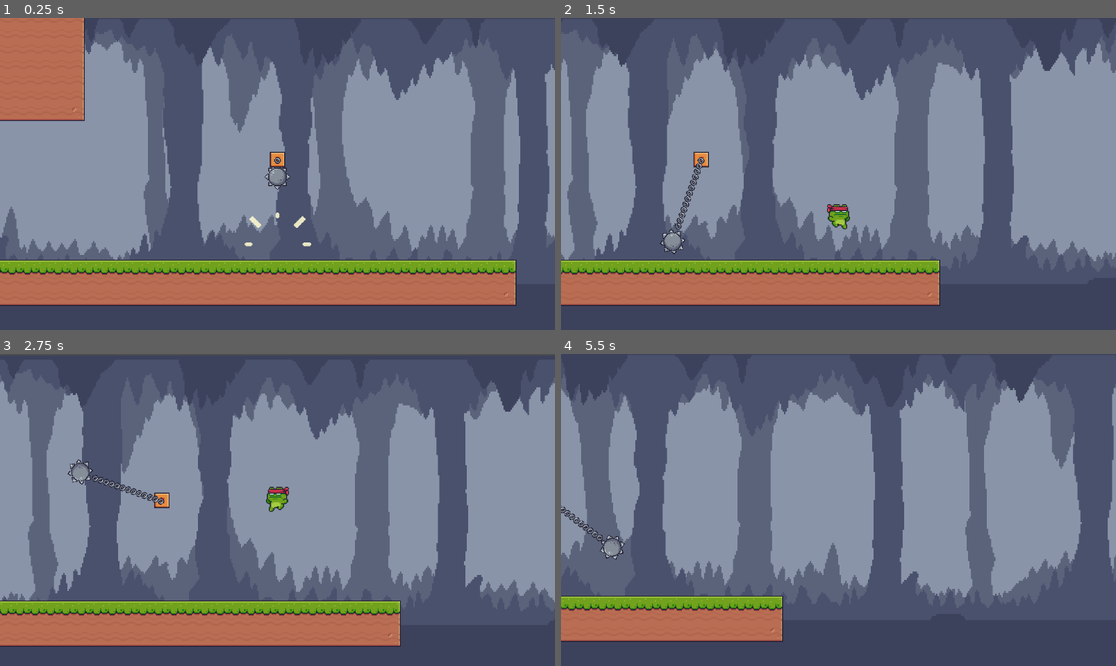
Above: before the commit, frames 1-4 (two rows, left to right).
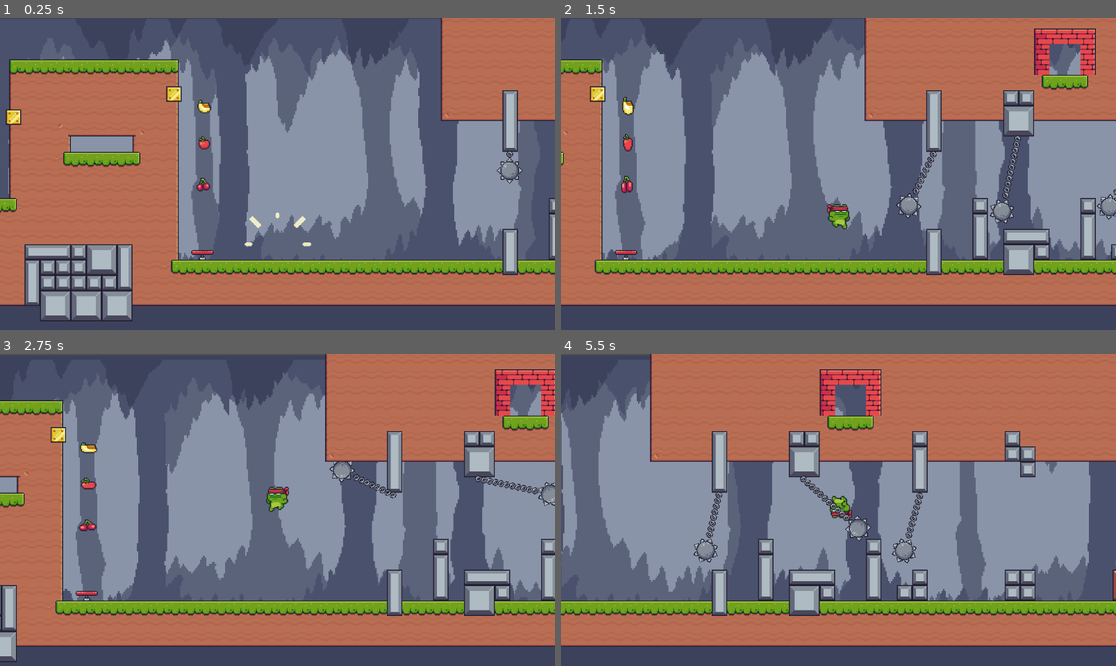
Above: after the commit, the same moments.

Repository: Jhon-mantila/ninja-frog
Game: Godot game, scene res://Scenes/Screens/screen_1.tscn
Two runs of this game, one before a commit and one after it. Both use one fixed random seed, a clock stepped at 60 frames per second and the inputs below.
Inputs:
- Up to frame 1 (0.25 s): no input
- Up to frame 2 (1.5 s): tap Enter (ui_accept) at 0.5, 0.6, 0.77, 1.07, 1.35 s; hold Right (ui_right) from 0.53 s (still down)
- Up to frame 3 (2.75 s): tap Enter (ui_accept) at 1.52, 1.82, 2.1 s; release Right (ui_right) at 2.03 s; hold Left (ui_left) from 2.03 s (still down)
- Up to frame 4 (5.5 s): release Left (ui_left) at 2.78 s; hold Right (ui_right) 2.78-4.28 s; tap Enter (ui_accept) at 2.85, 3.02, 3.32, 3.6, 3.77, 4.07, 4.35, 4.52, 4.82, 5.1 s; hold Left (ui_left) 4.28-5.03 s; hold Right (ui_right) from 5.03 s (still down)

The runs differ from the first frame. In frame 1, 54% of the frame differs, in the area x 0-100%, y 0-98%; in frame 2, 49%; in frame 3, 51%; in frame 4, 56%, in the area x 0-100%, y 0-94%.

Commit message:
Recolección de frutas

Diff:
--- a/Scenes/Characters/frog.gd
+++ b/Scenes/Characters/frog.gd
@@ -16,6 +16,7 @@
 var direction
 var stuck_on_wall: bool = false
 var healt: int = 100
+var fruitCount: int = 0
 
 func _ready():
 	$animacionesFrog.play("appear")
@@ -42,7 +43,7 @@
 			double_jump = true
 		count_jump += 1
 
-		print(count_jump)
+		#print(count_jump)
 		velocity.y = JUMP_VELOCITY
 
 	# Get the input direction and handle the movement/deceleration.
@@ -115,6 +116,14 @@
 			#Salto
 			$animacionesFrog.play("jump_up")
 
+
+func collectFruit(fruitType: String):
+	var auxString = fruitType + "Points"
+	print("Recolete: ", fruitType, " variable: auxString: ", auxString, " Valor: ", GeneralRules[auxString])
+	var gainedPoint = GeneralRules[auxString]
+	fruitCount += gainedPoint
+	print("Puntos recolectados: ",fruitCount)
+
 func right_to_jump():
 	if had_jump:
 		if count_jump < max_jump: return true
@@ -129,16 +138,17 @@
 # Señales
 ################
 func _on_animaciones_frog_animation_finished():
-	print($animacionesFrog.animation)
+	#print($animacionesFrog.animation)
 	if $animacionesFrog.animation == "appear" || $animacionesFrog.animation == "double_jump":
 		allow_animation = true # Replace with function body.
 
 func _on_coyote_timer_timeout():
-	print("Inicio contador boom!")
-	print($coyote_timer.wait_time)
+	#print("Inicio contador boom!")
+	#print($coyote_timer.wait_time)
+	pass
 
 func _on_damage_detection_area_shape_entered(area_rid, area, area_shape_index, local_shape_index):
 	#print(area_rid)
 	print(area.name) # muestra el nombre del area que collisiono
 	healt -= 10
-	print("Daño detectado: ", healt)
+	#print("Daño detectado: ", healt)
--- a/Scenes/Characters/frog.tscn
+++ b/Scenes/Characters/frog.tscn
@@ -481,7 +481,6 @@
 animation = &"Idle"
 
 [node name="CollisionShape2D" type="CollisionShape2D" parent="."]
-visible = false
 position = Vector2(0, 1)
 shape = SubResource("CapsuleShape2D_vkhmm")
 
@@ -499,6 +498,7 @@
 target_position = Vector2(11.5, 0)
 
 [node name="damage_detection" type="Area2D" parent="."]
+visible = false
 collision_layer = 16
 collision_mask = 2
 
@@ -506,6 +506,15 @@
 position = Vector2(0.5, 4)
 shape = SubResource("CapsuleShape2D_bd7qx")
 
+[node name="damage_detection_fruit" type="Area2D" parent="."]
+collision_layer = 16
+collision_mask = 4
+
+[node name="CollisionShape2D" type="CollisionShape2D" parent="damage_detection_fruit"]
+position = Vector2(0.5, 4)
+shape = SubResource("CapsuleShape2D_bd7qx")
+
 [connection signal="animation_finished" from="animacionesFrog" to="." method="_on_animaciones_frog_animation_finished"]
 [connection signal="timeout" from="coyote_timer" to="." method="_on_coyote_timer_timeout"]
 [connection signal="area_shape_entered" from="damage_detection" to="." method="_on_damage_detection_area_shape_entered"]
+[connection signal="area_shape_entered" from="damage_detection_fruit" to="." method="_on_damage_detection_area_shape_entered"]
--- a/Scenes/Enemys/spike_ball.gd
+++ b/Scenes/Enemys/spike_ball.gd
@@ -16,13 +16,13 @@
 			floor_detected = true
 			$ray_cast_floor_detection.target_position.y -= 6
 			init_spikeball()
-			print("Ha tocado el suelo:" , $ray_cast_floor_detection.target_position.y)
+			#print("Ha tocado el suelo:" , $ray_cast_floor_detection.target_position.y)
 	$SpikedBall.rotation = self.rotation
 
 func init_spikeball():
-	print("Objetivo inicial: ",$ray_cast_floor_detection.target_position.y)
+	#print("Objetivo inicial: ",$ray_cast_floor_detection.target_position.y)
 	var number_of_chain =($ray_cast_floor_detection.target_position.y - ray_cast_init_value) / 6
-	print("División : ", number_of_chain)
+	#print("División : ", number_of_chain)
 	$SpikedBall.position.y += (number_of_chain * 6)
 
 	for i in range(number_of_chain):
--- a/Scenes/Enemys/spike_ball.tscn
+++ b/Scenes/Enemys/spike_ball.tscn
@@ -7,6 +7,21 @@
 [sub_resource type="CircleShape2D" id="CircleShape2D_rtven"]
 
 [sub_resource type="CircleShape2D" id="CircleShape2D_cgnst"]
+
+[sub_resource type="Animation" id="Animation_ox5fx"]
+length = 0.001
+tracks/0/type = "value"
+tracks/0/imported = false
+tracks/0/enabled = true
+tracks/0/path = NodePath(".:rotation")
+tracks/0/interp = 1
+tracks/0/loop_wrap = true
+tracks/0/keys = {
+"times": PackedFloat32Array(0),
+"transitions": PackedFloat32Array(1),
+"update": 0,
+"values": [0.0]
+}
 
 [sub_resource type="Animation" id="Animation_jveoc"]
 resource_name = "regular_move"
@@ -23,21 +38,6 @@
 "transitions": PackedFloat32Array(1, 1),
 "update": 0,
 "values": [0.0, 6.28319]
-}
-
-[sub_resource type="Animation" id="Animation_ox5fx"]
-length = 0.001
-tracks/0/type = "value"
-tracks/0/imported = false
-tracks/0/enabled = true
-tracks/0/path = NodePath(".:rotation")
-tracks/0/interp = 1
-tracks/0/loop_wrap = true
-tracks/0/keys = {
-"times": PackedFloat32Array(0),
-"transitions": PackedFloat32Array(1),
-"update": 0,
-"values": [0.0]
 }
 
 [sub_resource type="AnimationLibrary" id="AnimationLibrary_tfou3"]
--- /dev/null
+++ b/Scenes/Enviroments/fruit.gd
@@ -0,0 +1,35 @@
+@tool
+extends Node2D
+
+#@export var variable: int = 5
+@export_enum("apple", "bananas", "cherries") var fruitType: String = "apple":
+	set(value):
+		fruitType = value
+		$animationFruit.animation = fruitType
+		print(value)
+# Called when the node enters the scene tree for the first time.
+func _ready():
+	if not Engine.is_editor_hint():
+		$animationFruit.play(fruitType)
+
+
+# Called every frame. 'delta' is the elapsed time since the previous frame.
+func _process(delta):
+	pass
+
+func _on_area_collect_fruit_body_entered(body):
+	print("Toco la fruta: ", body.name)
+	if  body.name == "ninja_frog":
+		#body.fruitCount += 1
+		#print(body.fruitCount)
+		if body.has_method("collectFruit"):
+			body.collectFruit(fruitType)
+
+	$animationFruit.play("collected")
+	pass # Replace with function body.
+
+
+func _on_animation_fruit_animation_finished():
+	#queue_free quita la escena
+	self.queue_free()
+	pass # Replace with function body.
--- /dev/null
+++ b/Scenes/Enviroments/fruit.tscn
@@ -0,0 +1,450 @@
+[gd_scene load_steps=65 format=3 uid="uid://utki8wt26clq"]
+
+[ext_resource type="Texture2D" uid="uid://drxhwdgvb30ar" path="res://Assets/Items/Fruits/Apple.png" id="1_s4vun"]
+[ext_resource type="Script" path="res://Scenes/Enviroments/fruit.gd" id="1_umt6y"]
+[ext_resource type="Texture2D" uid="uid://qb0gefbyovnd" path="res://Assets/Items/Fruits/Bananas.png" id="2_gx0er"]
+[ext_resource type="Texture2D" uid="uid://dfxb5ttohudo1" path="res://Assets/Items/Fruits/Cherries.png" id="3_eob5d"]
+[ext_resource type="Texture2D" uid="uid://dv0jdmcunmj7y" path="res://Assets/Items/Fruits/Collected.png" id="4_auyqq"]
+
+[sub_resource type="AtlasTexture" id="AtlasTexture_ylmk3"]
+atlas = ExtResource("1_s4vun")
+region = Rect2(0, 0, 32, 32)
+
+[sub_resource type="AtlasTexture" id="AtlasTexture_2tx2g"]
+atlas = ExtResource("1_s4vun")
+region = Rect2(32, 0, 32, 32)
+
+[sub_resource type="AtlasTexture" id="AtlasTexture_ej318"]
+atlas = ExtResource("1_s4vun")
+region = Rect2(64, 0, 32, 32)
+
+[sub_resource type="AtlasTexture" id="AtlasTexture_wjx0j"]
+atlas = ExtResource("1_s4vun")
+region = Rect2(96, 0, 32, 32)
+
+[sub_resource type="AtlasTexture" id="AtlasTexture_ikfxt"]
+atlas = ExtResource("1_s4vun")
+region = Rect2(128, 0, 32, 32)
+
+[sub_resource type="AtlasTexture" id="AtlasTexture_hmiun"]
+atlas = ExtResource("1_s4vun")
+region = Rect2(160, 0, 32, 32)
+
+[sub_resource type="AtlasTexture" id="AtlasTexture_t3bn2"]
+atlas = ExtResource("1_s4vun")
+region = Rect2(192, 0, 32, 32)
+
+[sub_resource type="AtlasTexture" id="AtlasTexture_wr37f"]
+atlas = ExtResource("1_s4vun")
+region = Rect2(224, 0, 32, 32)
+
+[sub_resource type="AtlasTexture" id="AtlasTexture_72bu0"]
+atlas = ExtResource("1_s4vun")
+region = Rect2(256, 0, 32, 32)
+
+[sub_resource type="AtlasTexture" id="AtlasTexture_0jplh"]
+atlas = ExtResource("1_s4vun")
+region = Rect2(288, 0, 32, 32)
+
+[sub_resource type="AtlasTexture" id="AtlasTexture_reijb"]
+atlas = ExtResource("1_s4vun")
+region = Rect2(320, 0, 32, 32)
+
+[sub_resource type="AtlasTexture" id="AtlasTexture_udk7d"]
+atlas = ExtResource("1_s4vun")
+region = Rect2(352, 0, 32, 32)
+
+[sub_resource type="AtlasTexture" id="AtlasTexture_2sfbo"]
+atlas = ExtResource("1_s4vun")
+region = Rect2(384, 0, 32, 32)
+
+[sub_resource type="AtlasTexture" id="AtlasTexture_4j4me"]
+atlas = ExtResource("1_s4vun")
+region = Rect2(416, 0, 32, 32)
+
+[sub_resource type="AtlasTexture" id="AtlasTexture_j6xrb"]
+atlas = ExtResource("1_s4vun")
+region = Rect2(448, 0, 32, 32)
+
+[sub_resource type="AtlasTexture" id="AtlasTexture_ijtqh"]
+atlas = ExtResource("1_s4vun")
+region = Rect2(480, 0, 32, 32)
+
+[sub_resource type="AtlasTexture" id="AtlasTexture_5m7yo"]
+atlas = ExtResource("1_s4vun")
+region = Rect2(512, 0, 32, 32)
+
+[sub_resource type="AtlasTexture" id="AtlasTexture_vr215"]
+atlas = ExtResource("2_gx0er")
+region = Rect2(0, 0, 32, 32)
+
+[sub_resource type="AtlasTexture" id="AtlasTexture_dwddk"]
+atlas = ExtResource("2_gx0er")
+region = Rect2(32, 0, 32, 32)
+
+[sub_resource type="AtlasTexture" id="AtlasTexture_33px2"]
+atlas = ExtResource("2_gx0er")
+region = Rect2(64, 0, 32, 32)
+
+[sub_resource type="AtlasTexture" id="AtlasTexture_2uba3"]
+atlas = ExtResource("2_gx0er")
+region = Rect2(96, 0, 32, 32)
+
+[sub_resource type="AtlasTexture" id="AtlasTexture_7c6po"]
+atlas = ExtResource("2_gx0er")
+region = Rect2(128, 0, 32, 32)
+
+[sub_resource type="AtlasTexture" id="AtlasTexture_3wgsd"]
+atlas = ExtResource("2_gx0er")
+region = Rect2(160, 0, 32, 32)
+
+[sub_resource type="AtlasTexture" id="AtlasTexture_v18s1"]
+atlas = ExtResource("2_gx0er")
+region = Rect2(192, 0, 32, 32)
+
+[sub_resource type="AtlasTexture" id="AtlasTexture_vgc81"]
+atlas = ExtResource("2_gx0er")
+region = Rect2(224, 0, 32, 32)
+
+[sub_resource type="AtlasTexture" id="AtlasTexture_ac77f"]
+atlas = ExtResource("2_gx0er")
+region = Rect2(256, 0, 32, 32)
+
+[sub_resource type="AtlasTexture" id="AtlasTexture_pw3ft"]
+atlas = ExtResource("2_gx0er")
+region = Rect2(288, 0, 32, 32)
+
+[sub_resource type="AtlasTexture" id="AtlasTexture_4h3r0"]
+atlas = ExtResource("2_gx0er")
+region = Rect2(320, 0, 32, 32)
+
+[sub_resource type="AtlasTexture" id="AtlasTexture_fc18p"]
+atlas = ExtResource("2_gx0er")
+region = Rect2(352, 0, 32, 32)
+
+[sub_resource type="AtlasTexture" id="AtlasTexture_6qxxp"]
+atlas = ExtResource("2_gx0er")
+region = Rect2(384, 0, 32, 32)
+
+[sub_resource type="AtlasTexture" id="AtlasTexture_317t8"]
+atlas = ExtResource("2_gx0er")
+region = Rect2(416, 0, 32, 32)
+
+[sub_resource type="AtlasTexture" id="AtlasTexture_jhtbg"]
+atlas = ExtResource("2_gx0er")
+region = Rect2(448, 0, 32, 32)
+
+[sub_resource type="AtlasTexture" id="AtlasTexture_l5hrq"]
+atlas = ExtResource("2_gx0er")
+region = Rect2(480, 0, 32, 32)
+
+[sub_resource type="AtlasTexture" id="AtlasTexture_hhd7i"]
+atlas = ExtResource("2_gx0er")
+region = Rect2(512, 0, 32, 32)
+
+[sub_resource type="AtlasTexture" id="AtlasTexture_8e7f4"]
+atlas = ExtResource("3_eob5d")
+region = Rect2(0, 0, 32, 32)
+
+[sub_resource type="AtlasTexture" id="AtlasTexture_7fb60"]
+atlas = ExtResource("3_eob5d")
+region = Rect2(32, 0, 32, 32)
+
+[sub_resource type="AtlasTexture" id="AtlasTexture_o17gn"]
+atlas = ExtResource("3_eob5d")
+region = Rect2(64, 0, 32, 32)
+
+[sub_resource type="AtlasTexture" id="AtlasTexture_m31gy"]
+atlas = ExtResource("3_eob5d")
+region = Rect2(96, 0, 32, 32)
+
+[sub_resource type="AtlasTexture" id="AtlasTexture_qg37m"]
+atlas = ExtResource("3_eob5d")
+region = Rect2(128, 0, 32, 32)
+
+[sub_resource type="AtlasTexture" id="AtlasTexture_qwjyc"]
+atlas = ExtResource("3_eob5d")
+region = Rect2(160, 0, 32, 32)
+
+[sub_resource type="AtlasTexture" id="AtlasTexture_xsa74"]
+atlas = ExtResource("3_eob5d")
+region = Rect2(192, 0, 32, 32)
+
+[sub_resource type="AtlasTexture" id="AtlasTexture_vmn8k"]
+atlas = ExtResource("3_eob5d")
+region = Rect2(224, 0, 32, 32)
+
+[sub_resource type="AtlasTexture" id="AtlasTexture_38mbh"]
+atlas = ExtResource("3_eob5d")
+region = Rect2(256, 0, 32, 32)
+
+[sub_resource type="AtlasTexture" id="AtlasTexture_gds15"]
+atlas = ExtResource("3_eob5d")
+region = Rect2(288, 0, 32, 32)
+
+[sub_resource type="AtlasTexture" id="AtlasTexture_3fk2m"]
+atlas = ExtResource("3_eob5d")
+region = Rect2(320, 0, 32, 32)
+
+[sub_resource type="AtlasTexture" id="AtlasTexture_50fk4"]
+atlas = ExtResource("3_eob5d")
+region = Rect2(352, 0, 32, 32)
+
+[sub_resource type="AtlasTexture" id="AtlasTexture_yecrv"]
+atlas = ExtResource("3_eob5d")
+region = Rect2(384, 0, 32, 32)
+
+[sub_resource type="AtlasTexture" id="AtlasTexture_lk2ud"]
+atlas = ExtResource("3_eob5d")
+region = Rect2(416, 0, 32, 32)
+
+[sub_resource type="AtlasTexture" id="AtlasTexture_cwc6v"]
+atlas = ExtResource("3_eob5d")
+region = Rect2(448, 0, 32, 32)
+
+[sub_resource type="AtlasTexture" id="AtlasTexture_cyvxf"]
+atlas = ExtResource("3_eob5d")
+region = Rect2(480, 0, 32, 32)
+
+[sub_resource type="AtlasTexture" id="AtlasTexture_xs41c"]
+atlas = ExtResource("3_eob5d")
+region = Rect2(512, 0, 32, 32)
+
+[sub_resource type="AtlasTexture" id="AtlasTexture_orh00"]
+atlas = ExtResource("4_auyqq")
+region = Rect2(0, 0, 32, 32)
+
+[sub_resource type="AtlasTexture" id="AtlasTexture_m0w3f"]
+atlas = ExtResource("4_auyqq")
+region = Rect2(32, 0, 32, 32)
+
+[sub_resource type="AtlasTexture" id="AtlasTexture_yxy4m"]
+atlas = ExtResource("4_auyqq")
+region = Rect2(64, 0, 32, 32)
+
+[sub_resource type="AtlasTexture" id="AtlasTexture_g72u2"]
+atlas = ExtResource("4_auyqq")
+region = Rect2(96, 0, 32, 32)
+
+[sub_resource type="AtlasTexture" id="AtlasTexture_rrrju"]
+atlas = ExtResource("4_auyqq")
+region = Rect2(128, 0, 32, 32)
+
+[sub_resource type="AtlasTexture" id="AtlasTexture_lrrvl"]
+atlas = ExtResource("4_auyqq")
+region = Rect2(160, 0, 32, 32)
+
+[sub_resource type="SpriteFrames" id="SpriteFrames_ymdou"]
+animations = [{
+"frames": [{
+"duration": 1.0,
+"texture": SubResource("AtlasTexture_ylmk3")
+}, {
+"duration": 1.0,
+"texture": SubResource("AtlasTexture_2tx2g")
+}, {
+"duration": 1.0,
+"texture": SubResource("AtlasTexture_ej318")
+}, {
+"duration": 1.0,
+"texture": SubResource("AtlasTexture_wjx0j")
+}, {
+"duration": 1.0,
+"texture": SubResource("AtlasTexture_ikfxt")
+}, {
+"duration": 1.0,
+"texture": SubResource("AtlasTexture_hmiun")
+}, {
+"duration": 1.0,
+"texture": SubResource("AtlasTexture_t3bn2")
+}, {
+"duration": 1.0,
+"texture": SubResource("AtlasTexture_wr37f")
+}, {
+"duration": 1.0,
+"texture": SubResource("AtlasTexture_72bu0")
+}, {
+"duration": 1.0,
+"texture": SubResource("AtlasTexture_0jplh")
+}, {
+"duration": 1.0,
+"texture": SubResource("AtlasTexture_reijb")
+}, {
+"duration": 1.0,
+"texture": SubResource("AtlasTexture_udk7d")
+}, {
+"duration": 1.0,
+"texture": SubResource("AtlasTexture_2sfbo")
+}, {
+"duration": 1.0,
+"texture": SubResource("AtlasTexture_4j4me")
+}, {
+"duration": 1.0,
+"texture": SubResource("AtlasTexture_j6xrb")
+}, {
+"duration": 1.0,
+"texture": SubResource("AtlasTexture_ijtqh")
+}, {
+"duration": 1.0,
+"texture": SubResource("AtlasTexture_5m7yo")
+}],
+"loop": true,
+"name": &"apple",
+"speed": 17.0
+}, {
+"frames": [{
+"duration": 1.0,
+"texture": SubResource("AtlasTexture_vr215")
+}, {
+"duration": 1.0,
+"texture": SubResource("AtlasTexture_dwddk")
+}, {
+"duration": 1.0,
+"texture": SubResource("AtlasTexture_33px2")
+}, {
+"duration": 1.0,
+"texture": SubResource("AtlasTexture_2uba3")
+}, {
+"duration": 1.0,
+"texture": SubResource("AtlasTexture_7c6po")
+}, {
+"duration": 1.0,
+"texture": SubResource("AtlasTexture_3wgsd")
+}, {
+"duration": 1.0,
+"texture": SubResource("AtlasTexture_v18s1")
+}, {
+"duration": 1.0,
+"texture": SubResource("AtlasTexture_vgc81")
+}, {
+"duration": 1.0,
+"texture": SubResource("AtlasTexture_ac77f")
+}, {
+"duration": 1.0,
+"texture": SubResource("AtlasTexture_pw3ft")
+}, {
+"duration": 1.0,
+"texture": SubResource("AtlasTexture_4h3r0")
+}, {
+"duration": 1.0,
+"texture": SubResource("AtlasTexture_fc18p")
+}, {
+"duration": 1.0,
+"texture": SubResource("AtlasTexture_6qxxp")
+}, {
+"duration": 1.0,
+"texture": SubResource("AtlasTexture_317t8")
+}, {
+"duration": 1.0,
+"texture": SubResource("AtlasTexture_jhtbg")
+}, {
+"duration": 1.0,
+"texture": SubResource("AtlasTexture_l5hrq")
+}, {
+"duration": 1.0,
+"texture": SubResource("AtlasTexture_hhd7i")
+}],
+"loop": true,
+"name": &"bananas",
+"speed": 17.0
+}, {
+"frames": [{
+"duration": 1.0,
+"texture": SubResource("AtlasTexture_8e7f4")
+}, {
+"duration": 1.0,
+"texture": SubResource("AtlasTexture_7fb60")
+}, {
+"duration": 1.0,
+"texture": SubResource("AtlasTexture_o17gn")
+}, {
+"duration": 1.0,
+"texture": SubResource("AtlasTexture_m31gy")
+}, {
+"duration": 1.0,
+"texture": SubResource("AtlasTexture_qg37m")
+}, {
+"duration": 1.0,
+"texture": SubResource("AtlasTexture_qwjyc")
+}, {
+"duration": 1.0,
+"texture": SubResource("AtlasTexture_xsa74")
+}, {
+"duration": 1.0,
+"texture": SubResource("AtlasTexture_vmn8k")
+}, {
+"duration": 1.0,
+"texture": SubResource("AtlasTexture_38mbh")
+}, {
+"duration": 1.0,
+"texture": SubResource("AtlasTexture_gds15")
+}, {
+"duration": 1.0,
+"texture": SubResource("AtlasTexture_3fk2m")
+}, {
+"duration": 1.0,
+"texture": SubResource("AtlasTexture_50fk4")
+}, {
+"duration": 1.0,
+"texture": SubResource("AtlasTexture_yecrv")
+}, {
+"duration": 1.0,
+"texture": SubResource("AtlasTexture_lk2ud")
+}, {
+"duration": 1.0,
+"texture": SubResource("AtlasTexture_cwc6v")
+}, {
+"duration": 1.0,
+"texture": SubResource("AtlasTexture_cyvxf")
+}, {
+"duration": 1.0,
+"texture": SubResource("AtlasTexture_xs41c")
+}],
+"loop": true,
+"name": &"cherries",
+"speed": 17.0
+}, {
+"frames": [{
+"duration": 1.0,
+"texture": SubResource("AtlasTexture_orh00")
+}, {
+"duration": 1.0,
+"texture": SubResource("AtlasTexture_m0w3f")
+}, {
+"duration": 1.0,
+"texture": SubResource("AtlasTexture_yxy4m")
+}, {
+"duration": 1.0,
+"texture": SubResource("AtlasTexture_g72u2")
+}, {
+"duration": 1.0,
+"texture": SubResource("AtlasTexture_rrrju")
+}, {
+"duration": 1.0,
+"texture": SubResource("AtlasTexture_lrrvl")
+}],
+"loop": false,
+"name": &"collected",
+"speed": 14.0
+}]
+
+[sub_resource type="CircleShape2D" id="CircleShape2D_x6sl1"]
+radius = 6.57647
+
+[node name="fruit" type="Node2D"]
+scale = Vector2(2, 2)
+script = ExtResource("1_umt6y")
+
+[node name="animationFruit" type="AnimatedSprite2D" parent="."]
+sprite_frames = SubResource("SpriteFrames_ymdou")
+animation = &"collected"
+
+[node name="area_collect_fruit" type="Area2D" parent="."]
+collision_layer = 4
+collision_mask = 16
+
+[node name="CollisionShape2D" type="CollisionShape2D" parent="area_collect_fruit"]
+shape = SubResource("CircleShape2D_x6sl1")
+
+[connection signal="animation_finished" from="animationFruit" to="." method="_on_animation_fruit_animation_finished"]
+[connection signal="body_entered" from="area_collect_fruit" to="." method="_on_area_collect_fruit_body_entered"]
--- a/Scenes/Screens/screen_1.tscn
+++ b/Scenes/Screens/screen_1.tscn
@@ -7,12 +7,28 @@
 [ext_resource type="PackedScene" uid="uid://dv0mcmp1esvhn" path="res://Scenes/Enemys/saw.tscn" id="5_56epw"]
 [ext_resource type="PackedScene" uid="uid://bihx28710s84e" path="res://Scenes/Enviroments/trampoline.tscn" id="6_0j6q6"]
 [ext_resource type="PackedScene" uid="uid://rl0l40o1rd2v" path="res://Scenes/Enemys/spike_ball.tscn" id="7_nr7c3"]
+[ext_resource type="PackedScene" uid="uid://utki8wt26clq" path="res://Scenes/Enviroments/fruit.tscn" id="8_rrxuy"]
 
 [sub_resource type="Curve2D" id="Curve2D_3vje4"]
 _data = {
 "points": PackedVector2Array(0, 0, 0, 0, 1522, 164, 0, 0, 0, 0, 1866.8, 164, 0, 0, 0, 0, 1866.8, 284, 156.582, -69.9187, -156.582, 69.9187, 1522, 284)
 }
 point_count = 4
+
+[sub_resource type="Animation" id="Animation_1v850"]
+length = 0.001
+tracks/0/type = "value"
+tracks/0/imported = false
+tracks/0/enabled = true
+tracks/0/path = NodePath(".:progress_ratio")
+tracks/0/interp = 1
+tracks/0/loop_wrap = true
+tracks/0/keys = {
+"times": PackedFloat32Array(0),
+"transitions": PackedFloat32Array(1),
+"update": 0,
+"values": [0.0]
+}
 
 [sub_resource type="Animation" id="Animation_bybyg"]
 resource_name = "regular_moving"
@@ -31,21 +47,6 @@
 "values": [0.0, 1.0, 0.0]
 }
 
-[sub_resource type="Animation" id="Animation_1v850"]
-length = 0.001
-tracks/0/type = "value"
-tracks/0/imported = false
-tracks/0/enabled = true
-tracks/0/path = NodePath(".:progress_ratio")
-tracks/0/interp = 1
-tracks/0/loop_wrap = true
-tracks/0/keys = {
-"times": PackedFloat32Array(0),
-"transitions": PackedFloat32Array(1),
-"update": 0,
-"values": [0.0]
-}
-
 [sub_resource type="AnimationLibrary" id="AnimationLibrary_a820p"]
 _data = {
 "RESET": SubResource("Animation_1v850"),
@@ -55,7 +56,7 @@
 [node name="Node2D" type="Node2D"]
 
 [node name="ninja_frog" parent="." instance=ExtResource("1_q64h8")]
-position = Vector2(5200, 463)
+position = Vector2(2797, 472)
 
 [node name="ParallaxBackground" parent="." instance=ExtResource("2_m0hyg")]
 
@@ -97,3 +98,25 @@
 
 [node name="SpikeBall4" parent="." instance=ExtResource("7_nr7c3")]
 position = Vector2(5199, 305)
+
+[node name="fruit" parent="." instance=ExtResource("8_rrxuy")]
+position = Vector2(5015, 348)
+fruitType = "bananas"
+
+[node name="fruit2" parent="." instance=ExtResource("8_rrxuy")]
+position = Vector2(5061, 350)
+
+[node name="fruit3" parent="." instance=ExtResource("8_rrxuy")]
+position = Vector2(4959, 349)
+fruitType = "cherries"
+
+[node name="fruit4" parent="." instance=ExtResource("8_rrxuy")]
+position = Vector2(2645, 196)
+fruitType = "bananas"
+
+[node name="fruit5" parent="." instance=ExtResource("8_rrxuy")]
+position = Vector2(2645, 273)
+
+[node name="fruit6" parent="." instance=ExtResource("8_rrxuy")]
+position = Vector2(2643, 356)
+fruitType = "cherries"
--- /dev/null
+++ b/Scripts/general_rules.gd
@@ -0,0 +1,5 @@
+extends Node
+
+var applePoints = 1
+var bananasPoints = 2
+var cherriesPoints = 3
--- a/project.godot
+++ b/project.godot
@@ -15,10 +15,15 @@
 config/features=PackedStringArray("4.2", "GL Compatibility")
 config/icon="res://icon.svg"
 
+[autoload]
+
+GeneralRules="*res://Scripts/general_rules.gd"
+
 [layer_names]
 
 2d_physics/layer_1="Enviroment"
 2d_physics/layer_2="Enemies"
+2d_physics/layer_3="Fruit"
 2d_physics/layer_5="Player"
 
 [rendering]
Not shown: 1 places in Scenes/Screens/screen_1.tscn that only renumber resources
